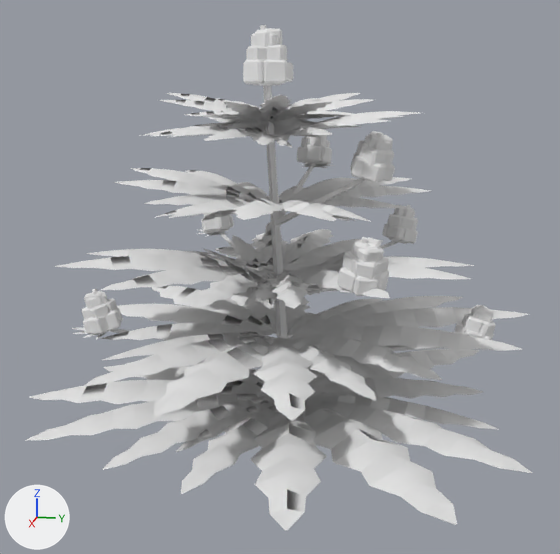
An edit to the OBJ model src/main/resources/assets/stonedew/models/block/plants/plant_2_3_1.obj, drawn before and after from the same camera.
One viewpoint serves both versions: a 50 mm lens placed at (1.986, -0.221, 0.719), pointed at (0.509, -0.516, 0.35). Lighting does not change. The marker at lower left points along +X, +Y and +Z. The older version comes first. Where no turn or scale is listed for an object, it has been applied to the vertices.

The first picture shows 'model'.
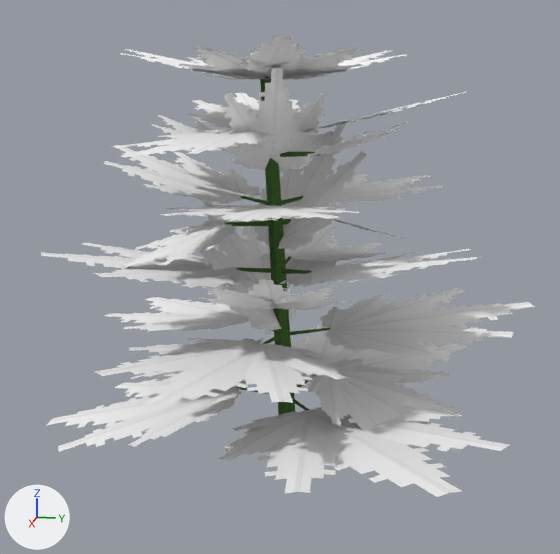
Location of each change, [x1, y1, x2, y2] in pixels of the pictures (560 x 554 px):
'model', surface changed, reshaped (9% shorter)
    before: [26, 25, 532, 531]
    after: [41, 35, 534, 497]
part 1 of me_model, rebuilt (22% taller)
    before: [139, 126, 292, 148]
    after: [116, 130, 274, 157]
part 2 of me_model, rebuilt
    before: [26, 359, 274, 470]
    after: [47, 379, 246, 452]
part 3 of me_model, rebuilt (18% narrower, 35% shorter)
    before: [176, 392, 532, 531]
    after: [218, 407, 509, 497]
part 4 of me_model, rebuilt (10% narrower, 27% shorter)
    before: [290, 296, 528, 387]
    after: [320, 289, 534, 355]
part 5 of me_model, rebuilt
    before: [215, 229, 383, 271]
    after: [246, 236, 386, 262]
part 6 of me_model, rebuilt (23% shorter)
    before: [55, 249, 278, 309]
    after: [41, 242, 251, 288]
part 7 of me_model, rebuilt (7% narrower, 28% shorter)
    before: [156, 198, 371, 222]
    after: [159, 205, 359, 222]
part 8 of me_model, rebuilt (16% wider, 19% taller)
    before: [274, 111, 419, 146]
    after: [300, 91, 468, 133]
part 9 of me_model, rebuilt
    before: [189, 117, 323, 138]
    after: [186, 93, 301, 130]
part 10 of me_model, rebuilt
    before: [249, 327, 483, 399]
    after: [270, 326, 467, 383]
part 11 of me_model, rebuilt
    before: [100, 286, 316, 340]
    after: [105, 297, 249, 331]
part 12 of me_model, rebuilt (15% narrower, 21% shorter)
    before: [83, 333, 378, 421]
    after: [95, 338, 347, 407]
part 13 of me_model, rebuilt (12% narrower, 26% shorter)
    before: [245, 256, 474, 309]
    after: [280, 248, 482, 287]
part 14 of me_model, rebuilt (12% narrower, 36% shorter)
    before: [278, 177, 431, 221]
    after: [308, 174, 442, 202]
part 15 of me_model, rebuilt
    before: [115, 168, 270, 220]
    after: [103, 145, 261, 204]
part 16 of me_model, deleted
    before: [72, 25, 496, 351]
part 17 of me_model, built on
    before: [160, 93, 393, 309]
    after: [121, 35, 464, 454]

The change, as a list of edits to the scene's bpy script:
```text
Change mat_stem:
    remove mat_stem.base_color = (0.8, 0.8, 0.8)  # white #e7e7e7
    add mat_stem.texture = img_plant_stem
Change me_model:
    remove me_model.from_pydata(...)  # 10039 vertices, 7612 faces; spans x -0.039..1.036, y -1.075..-0.018, z -0.001..0.828
    add me_model.from_pydata(...)  # 11094 vertices, 4446 faces; spans x -0.03..1.01, y -1.031..-0.012, z -0.001..0.791
    me_model part 1: the loose piece of 267 vertices spanning x 0.504..0.77, y -0.741..-0.468, z 0.615..0.651 is rebuilt with 376 vertices and now spans x 0.537..0.809, y -0.777..-0.498, z 0.608..0.64
    me_model part 2: the loose piece of 267 vertices spanning x 0.221..0.81, y -1.075..-0.518, z 0.056..0.115 is rebuilt with 376 vertices and now spans x 0.291..0.738, y -1.031..-0.59, z 0.0..0.108
    me_model part 3: the loose piece of 267 vertices spanning x 0.434..1.036, y -0.667..-0.047, z 0.065..0.154 is rebuilt with 376 vertices and now spans x 0.524..0.997, y -0.566..-0.081, z 0.101..0.171
    me_model part 4: the loose piece of 267 vertices spanning x 0.186..0.704, y -0.516..-0.018, z 0.204..0.281 is rebuilt with 376 vertices and now spans x 0.231..0.652, y -0.45..-0.012, z 0.235..0.285
    me_model part 5: the loose piece of 267 vertices spanning x 0.092..0.502, y -0.715..-0.282, z 0.339..0.395 is rebuilt with 376 vertices and now spans x 0.075..0.448, y -0.682..-0.317, z 0.353..0.373
    me_model part 6: the loose piece of 267 vertices spanning x 0.389..0.824, y -0.905..-0.486, z 0.343..0.414 is rebuilt with 376 vertices and now spans x 0.455..0.825, y -0.916..-0.544, z 0.369..0.429
    me_model part 7: the loose piece of 267 vertices spanning x 0.535..0.886, y -0.696..-0.323, z 0.479..0.538 is rebuilt with 376 vertices and now spans x 0.586..0.943, y -0.684..-0.334, z 0.503..0.537
    me_model part 8: the loose piece of 267 vertices spanning x 0.392..0.682, y -0.515..-0.246, z 0.619..0.675 is rebuilt with 376 vertices and now spans x 0.387..0.691, y -0.474..-0.172, z 0.636..0.71
    me_model part 9: the loose piece of 267 vertices spanning x 0.272..0.53, y -0.717..-0.444, z 0.619..0.673 is rebuilt with 376 vertices and now spans x 0.209..0.497, y -0.749..-0.463, z 0.636..0.705
    me_model part 10: the loose piece of 267 vertices spanning x -0.039..0.541, y -0.701..-0.097, z 0.062..0.141 is rebuilt with 376 vertices and now spans x -0.03..0.46, y -0.605..-0.127, z 0.101..0.118
    me_model part 11: the loose piece of 267 vertices spanning x 0.077..0.628, y -0.973..-0.428, z 0.197..0.261 is rebuilt with 376 vertices and now spans x 0.09..0.546, y -0.959..-0.509, z 0.19..0.24
    me_model part 12: the loose piece of 267 vertices spanning x 0.514..1.007, y -0.813..-0.299, z 0.203..0.278 is rebuilt with 376 vertices and now spans x 0.58..1.01, y -0.761..-0.347, z 0.235..0.278
    me_model part 13: the loose piece of 267 vertices spanning x 0.39..0.81, y -0.546..-0.143, z 0.345..0.419 is rebuilt with 376 vertices and now spans x 0.454..0.805, y -0.491..-0.14, z 0.368..0.45
    me_model part 14: the loose piece of 267 vertices spanning x 0.228..0.584, y -0.582..-0.227, z 0.48..0.535 is rebuilt with 376 vertices and now spans x 0.208..0.538, y -0.536..-0.206, z 0.503..0.531
    me_model part 15: the loose piece of 267 vertices spanning x 0.3..0.649, y -0.856..-0.527, z 0.483..0.552 is rebuilt with 376 vertices and now spans x 0.306..0.627, y -0.894..-0.571, z 0.501..0.598
    me_model part 16: 187 loose pieces with 4356 vertices, spanning x 0.071..0.785, y -0.957..-0.094, z -0.001..0.828, are deleted
    me_model part 17: 1670 vertices removed from x 0.33..0.745, y -0.754..-0.299, z 0.309..0.706; 5446 vertices added at x 0.176..0.85, y -0.87..-0.147, z -0.001..0.791
    other edits to the shape of me_model do not show in these pictures
    remove me_model.materials.append(mat_bud_dark)  # white #e7e7e7
    remove me_model.materials.append(mat_bud)  # white #e7e7e7
    remove me_model.materials.append(mat_bud_light)  # white #e7e7e7
    remove me_model.materials.append(mat_hair)  # white #e7e7e7
```
